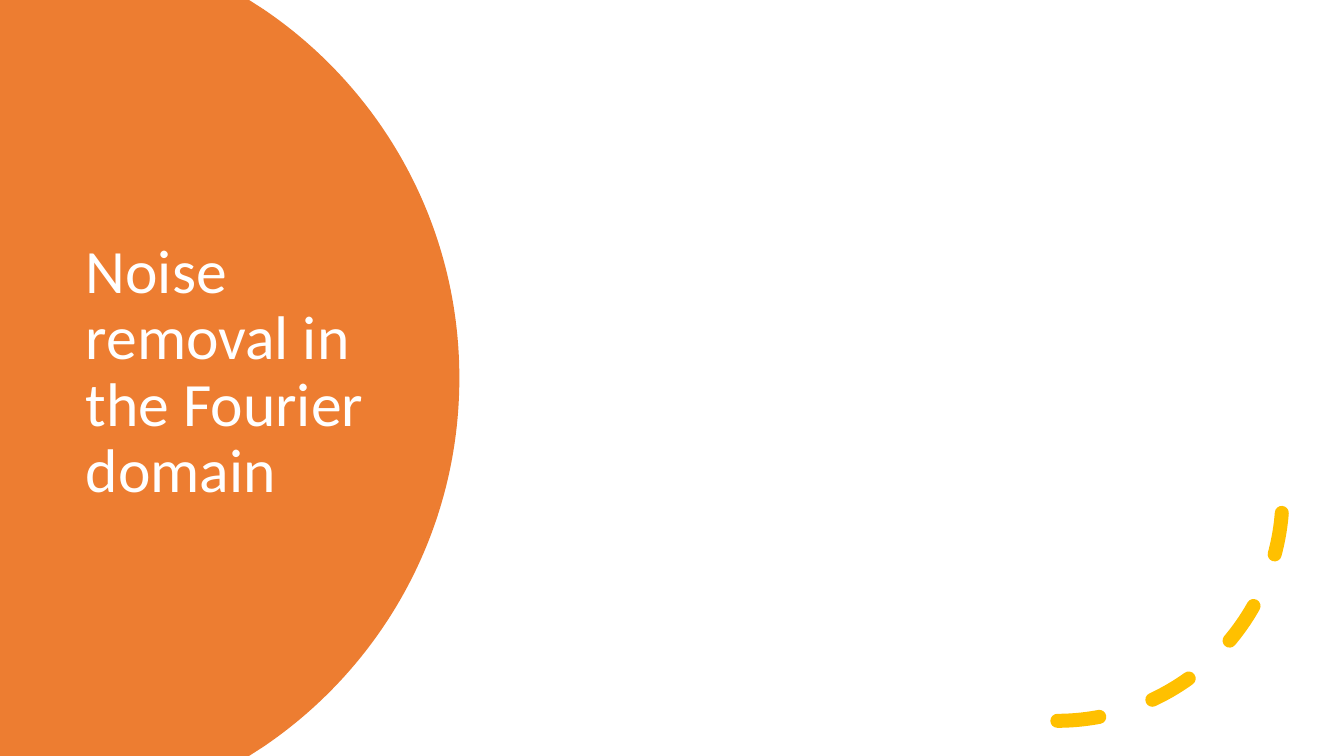
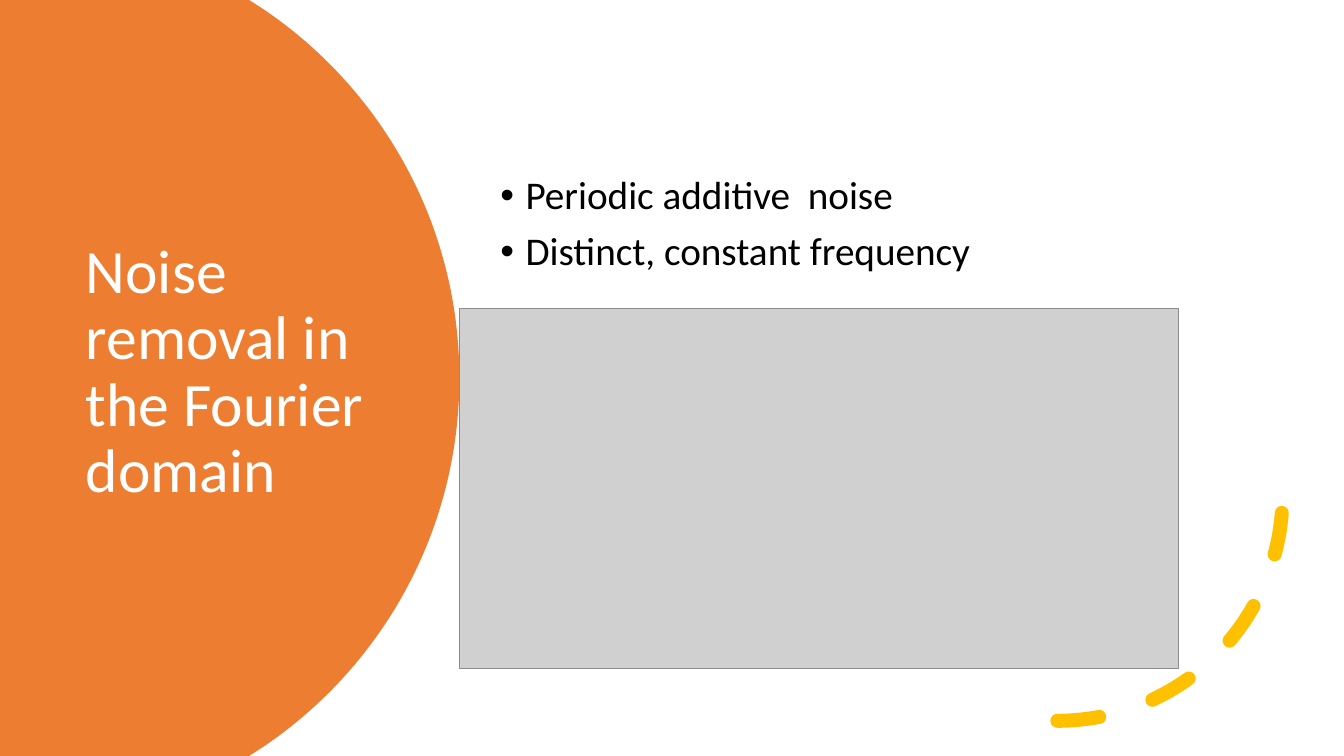
Before and after one commit to bidlekm/Captcha_Detection, a slide deck: slide 4 of Intro2IA_Mini_Project_complete/mini_project/presentation.pptm. Drawn at 1344x756 pixels with LibreOffice and Linux fonts; fonts in the diff are those of the drawing; grey boxes stand for pictures. Boxes give left, top, right and bottom in pixels: in the first picture for what was removed or moved away, otherwise in the second. Text is boxed around its words. In the diff, an @@ line names an element or a change of style, - is before the commit and + after.

```diff
--- a/Intro2IA_Mini_Project_complete/mini_project/presentation.pptm
+++ b/Intro2IA_Mini_Project_complete/mini_project/presentation.pptm
@@ text added at (526,181,970,272), 28 pt, text #000000 @@
+• Periodic additive noise
+• Distinct, constant frequency
@@ picture added at (460,309,1179,669) @@
```
Also in this commit, not shown: 4 other slides changed, 2 slides added, 2 slides removed.
